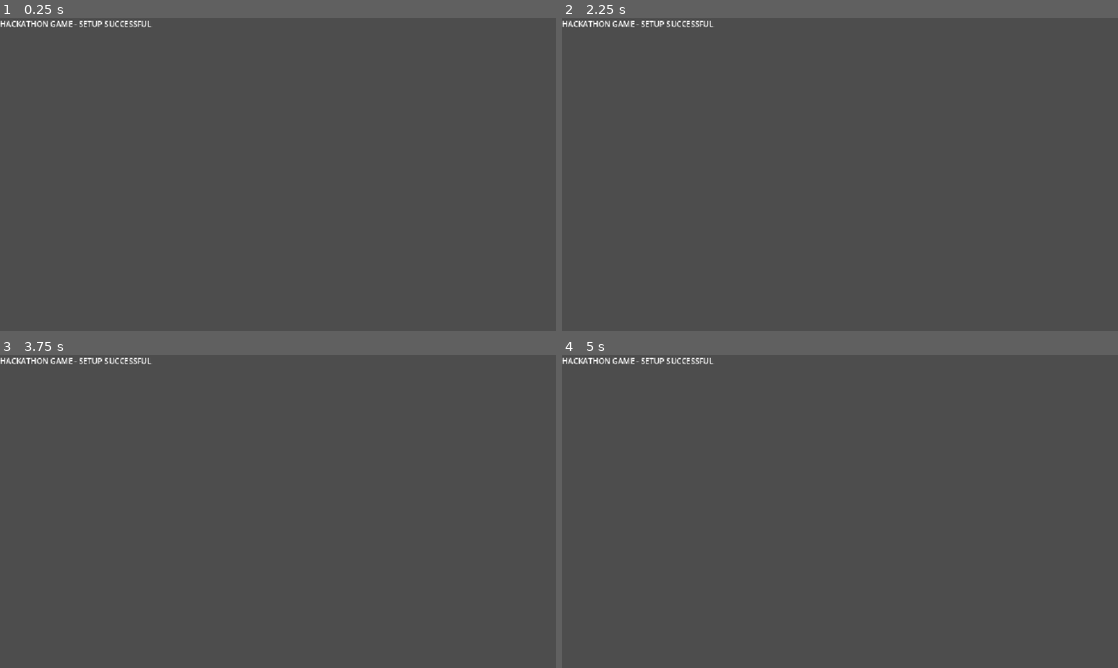
Above: before the commit, frames 1-4 (two rows, left to right).
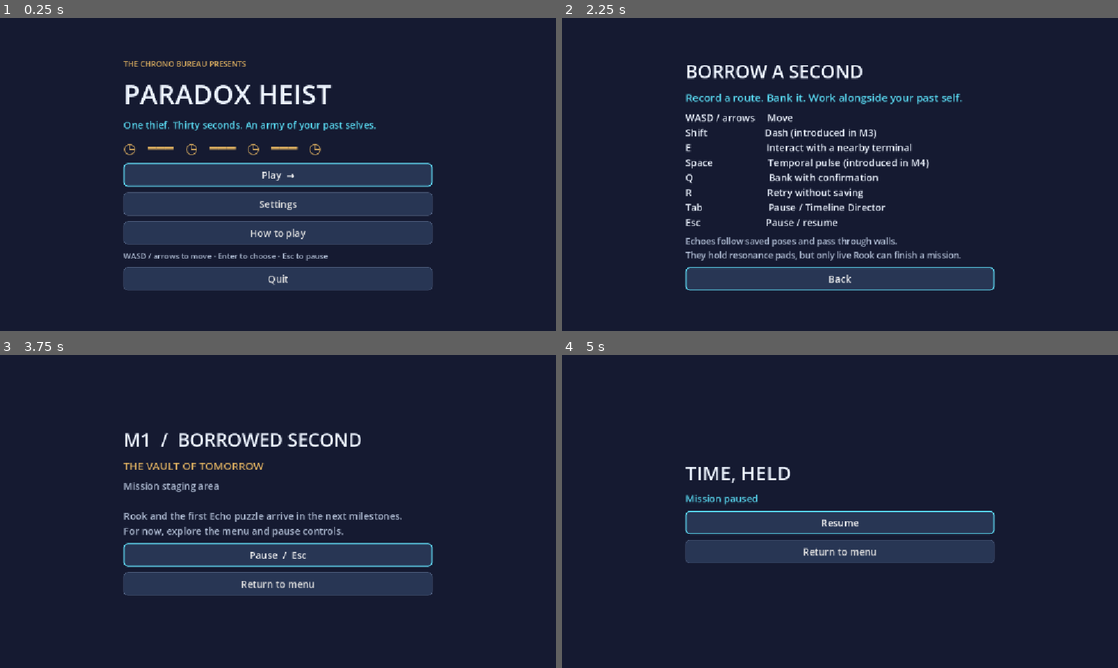
Above: after the commit, the same moments.

Repository: StarWarsNJ/Hack-Club-Haven-Philly
Game: Godot game, scene res://scenes/main.tscn
The game is run twice, just before and just after one commit, with the same random seed, the same clock (stepped at 60 frames per second) and the same inputs.
Inputs (mouse positions are in pixels of both pictures, inside the frame that each line leads up to):
- Up to frame 1 (0.25 s): no input
- Up to frame 2 (2.25 s): click (840, 202) at 0.5 s, where only the run after the commit has a clickable "Settings"; click (840, 268) at 1.25 s, where only the run after the commit has a clickable "Back"; click (840, 233) at 2 s, where only the run after the commit has a clickable "How to play"
- Up to frame 3 (3.75 s): click (278, 614) at 2.75 s, where only the run after the commit has a clickable "Back"; click (278, 511) at 3.5 s, where only the run after the commit has a clickable "Play →"
- Up to frame 4 (5 s): click (840, 555) at 4.25 s, where only the run after the commit has a clickable "Pause / Esc"

The runs differ from the first frame. In frame 1, 99% of the frame differs, in the area x 0-100%, y 0-100%; in frame 2, 99%; in frame 3, 99%; in frame 4, 100%.

Commit message:
Completed game build.

Diff:
--- /dev/null
+++ b/scenes/game/mission_session.tscn
@@ -0,0 +1,8 @@
+[gd_scene load_steps=2 format=3]
+[ext_resource type="Script" path="res://scripts/core/mission_controller.gd" id="1"]
+[node name="MissionSession" type="Control"]
+layout_mode = 3
+anchors_preset = 15
+anchor_right = 1.0
+anchor_bottom = 1.0
+script = ExtResource("1")
--- a/scenes/main.tscn
+++ b/scenes/main.tscn
@@ -1,4 +1,6 @@
-[gd_scene format=3 uid="uid://cmuf0blx25sai"]
+[gd_scene load_steps=2 format=3 uid="uid://cmuf0blx25sai"]
+
+[ext_resource type="Script" path="res://scripts/core/app_controller.gd" id="1"]
 
 [node name="Main" type="Control" unique_id=2051313832]
 layout_mode = 3
@@ -7,11 +9,4 @@
 anchor_bottom = 1.0
 grow_horizontal = 2
 grow_vertical = 2
-
-[node name="Label" type="Label" parent="." unique_id=484027333]
-layout_mode = 0
-offset_right = 40.0
-offset_bottom = 23.0
-text = "HACKATHON GAME - SETUP SUCCESSFUL"
-horizontal_alignment = 1
-vertical_alignment = 1
+script = ExtResource("1")
--- /dev/null
+++ b/scenes/ui/help.tscn
@@ -0,0 +1,8 @@
+[gd_scene load_steps=2 format=3]
+[ext_resource type="Script" path="res://scripts/ui/help.gd" id="1"]
+[node name="Help" type="Control"]
+layout_mode = 3
+anchors_preset = 15
+anchor_right = 1.0
+anchor_bottom = 1.0
+script = ExtResource("1")
--- /dev/null
+++ b/scenes/ui/main_menu.tscn
@@ -0,0 +1,8 @@
+[gd_scene load_steps=2 format=3]
+[ext_resource type="Script" path="res://scripts/ui/main_menu.gd" id="1"]
+[node name="MainMenu" type="Control"]
+layout_mode = 3
+anchors_preset = 15
+anchor_right = 1.0
+anchor_bottom = 1.0
+script = ExtResource("1")
--- /dev/null
+++ b/scenes/ui/settings.tscn
@@ -0,0 +1,8 @@
+[gd_scene load_steps=2 format=3]
+[ext_resource type="Script" path="res://scripts/ui/settings.gd" id="1"]
+[node name="Settings" type="Control"]
+layout_mode = 3
+anchors_preset = 15
+anchor_right = 1.0
+anchor_bottom = 1.0
+script = ExtResource("1")
--- /dev/null
+++ b/scripts/core/app_controller.gd
@@ -0,0 +1,38 @@
+extends Control
+## Persistent application shell. Screens request routes; they do not change scenes.
+
+const SCREENS: Dictionary = {
+	"menu": preload("res://scenes/ui/main_menu.tscn"),
+	"settings": preload("res://scenes/ui/settings.tscn"),
+	"help": preload("res://scenes/ui/help.tscn"),
+	"mission": preload("res://scenes/game/mission_session.tscn"),
+}
+var screen: Control
+var current_route: String = ""
+
+func _ready() -> void:
+	process_mode = Node.PROCESS_MODE_ALWAYS
+	theme = UiFactory.make_theme()
+	for bus_name: String in ["Music", "SFX"]:
+		if AudioServer.get_bus_index(bus_name) < 0:
+			AudioServer.add_bus()
+			AudioServer.set_bus_name(AudioServer.bus_count - 1, bus_name)
+	show_screen("menu")
+
+func show_screen(route: String) -> void:
+	if not SCREENS.has(route):
+		return
+	get_tree().paused = false
+	if is_instance_valid(screen):
+		remove_child(screen)
+		screen.queue_free()
+	current_route = route
+	screen = (SCREENS[route] as PackedScene).instantiate() as Control
+	screen.set_anchors_and_offsets_preset(Control.PRESET_FULL_RECT)
+	add_child(screen)
+	screen.navigate.connect(show_screen)
+
+func _unhandled_input(event: InputEvent) -> void:
+	if event.is_action_pressed("ui_cancel") and screen.has_method("handle_cancel"):
+		screen.handle_cancel()
+		get_viewport().set_input_as_handled()
--- /dev/null
+++ b/scripts/core/mission_controller.gd
@@ -0,0 +1,36 @@
+extends Control
+signal navigate(route: String)
+
+var overlay: Control
+var paused: bool = false
+
+func _ready() -> void:
+	process_mode = Node.PROCESS_MODE_ALWAYS
+	var column := UiFactory.page(self)
+	UiFactory.label(column, "M1  /  BORROWED SECOND", 38)
+	UiFactory.label(column, "THE VAULT OF TOMORROW", 22, UiFactory.BRASS)
+	UiFactory.label(column, "Mission staging area\n\nRook and the first Echo puzzle arrive in the next milestones.\nFor now, explore the menu and pause controls.", 20, UiFactory.MUTED)
+	UiFactory.button(column, "Pause  /  Esc", handle_cancel).grab_focus()
+	UiFactory.button(column, "Return to menu", func() -> void: navigate.emit("menu"))
+
+func handle_cancel() -> void:
+	if paused:
+		resume()
+		return
+	paused = true
+	get_tree().paused = true
+	overlay = Control.new()
+	overlay.set_anchors_and_offsets_preset(Control.PRESET_FULL_RECT)
+	add_child(overlay)
+	var column := UiFactory.page(overlay)
+	UiFactory.label(column, "TIME, HELD", 40)
+	UiFactory.label(column, "Mission paused", 20, UiFactory.CYAN)
+	UiFactory.button(column, "Resume", resume).grab_focus()
+	UiFactory.button(column, "Return to menu", func() -> void: navigate.emit("menu"))
+
+func resume() -> void:
+	paused = false
+	get_tree().paused = false
+	if is_instance_valid(overlay):
+		remove_child(overlay)
+		overlay.queue_free()
--- /dev/null
+++ b/scripts/tests/test_shell.gd
@@ -0,0 +1,34 @@
+extends SceneTree
+## Integration smoke test: exercise real screens without an external test addon.
+
+func _initialize() -> void:
+	call_deferred("run")
+
+func run() -> void:
+	var app: Control = load("res://scenes/main.tscn").instantiate()
+	root.add_child(app)
+	await process_frame
+	assert(app.current_route == "menu")
+	app.show_screen("settings")
+	var slider := app.screen.find_child("MasterVolume", true, false) as HSlider
+	assert(slider != null)
+	slider.value = 0.0
+	assert(AudioServer.is_bus_mute(0))
+	slider.value = 0.7
+	assert(not AudioServer.is_bus_mute(0))
+	assert(is_equal_approx(db_to_linear(AudioServer.get_bus_volume_db(0)), 0.7))
+	app.show_screen("help")
+	app.screen.handle_cancel()
+	assert(app.current_route == "menu")
+	app.show_screen("mission")
+	app.screen.handle_cancel()
+	assert(paused)
+	app.screen.resume()
+	assert(not paused)
+	app.screen.handle_cancel()
+	app.show_screen("menu")
+	assert(not paused)
+	app.queue_free()
+	await process_frame
+	print("PASS shell: routing, volume/mute, help, pause/resume, return")
+	quit(0)
--- /dev/null
+++ b/scripts/ui/help.gd
@@ -0,0 +1,13 @@
+extends Control
+signal navigate(route: String)
+
+func _ready() -> void:
+	var column := UiFactory.page(self)
+	UiFactory.label(column, "BORROW A SECOND", 38)
+	UiFactory.label(column, "Record a route. Bank it. Work alongside your past self.", 22, UiFactory.CYAN)
+	UiFactory.label(column, "WASD / arrows     Move\nShift                       Dash (introduced in M3)\nE                              Interact with a nearby terminal\nSpace                      Temporal pulse (introduced in M4)\nQ                              Bank with confirmation\nR                              Retry without saving\nTab                          Pause / Timeline Director\nEsc                          Pause / resume", 20)
+	UiFactory.label(column, "Echoes follow saved poses and pass through walls.\nThey hold resonance pads, but only live Rook can finish a mission.", 18, UiFactory.MUTED)
+	UiFactory.button(column, "Back", handle_cancel).grab_focus()
+
+func handle_cancel() -> void:
+	navigate.emit("menu")
--- /dev/null
+++ b/scripts/ui/main_menu.gd
@@ -0,0 +1,24 @@
+extends Control
+signal navigate(route: String)
+
+func _ready() -> void:
+	var column := UiFactory.page(self)
+	UiFactory.label(column, "THE CHRONO BUREAU PRESENTS", 16, UiFactory.BRASS)
+	UiFactory.label(column, "PARADOX HEIST", 56)
+	UiFactory.label(column, "One thief. Thirty seconds. An army of your past selves.", 20, UiFactory.CYAN)
+	var motif := Label.new()
+	motif.text = "◷   ━━━   ◷   ━━━   ◷   ━━━   ◷"
+	motif.add_theme_font_size_override("font_size", 30)
+	motif.add_theme_color_override("font_color", UiFactory.BRASS)
+	column.add_child(motif)
+	var play := UiFactory.button(column, "Play  →", func() -> void: navigate.emit("mission"))
+	UiFactory.button(column, "Settings", func() -> void: navigate.emit("settings"))
+	UiFactory.button(column, "How to play", func() -> void: navigate.emit("help"))
+	var footer := UiFactory.label(column, "WASD / arrows to move · Enter to choose · Esc to pause", 16, UiFactory.MUTED)
+	UiFactory.button(column, "Close game" if OS.has_feature("web") else "Quit", func() -> void:
+		if OS.has_feature("web"):
+			footer.text = "You can close this browser tab to leave."
+		else:
+			get_tree().quit()
+	)
+	play.grab_focus()
--- /dev/null
+++ b/scripts/ui/settings.gd
@@ -0,0 +1,30 @@
+extends Control
+signal navigate(route: String)
+
+func _ready() -> void:
+	var column := UiFactory.page(self)
+	UiFactory.label(column, "SETTINGS", 38)
+	UiFactory.label(column, "Your mix, your timing.", 20, UiFactory.MUTED)
+	var first: HSlider
+	for bus_name: String in ["Master", "Music", "SFX"]:
+		UiFactory.label(column, bus_name)
+		var slider := HSlider.new()
+		slider.name = bus_name + "Volume"
+		slider.max_value = 1.0
+		slider.step = 0.01
+		slider.custom_minimum_size.y = 32
+		var index := AudioServer.get_bus_index(bus_name)
+		slider.value = 0.0 if AudioServer.is_bus_mute(index) else db_to_linear(AudioServer.get_bus_volume_db(index))
+		slider.value_changed.connect(func(value: float) -> void:
+			AudioServer.set_bus_mute(index, value <= 0.0)
+			AudioServer.set_bus_volume_db(index, linear_to_db(maxf(value, 0.0001)))
+		)
+		column.add_child(slider)
+		if first == null:
+			first = slider
+	UiFactory.label(column, "Audio controls are ready; mission sounds arrive in later milestones.", 16, UiFactory.MUTED)
+	UiFactory.button(column, "Back", handle_cancel)
+	first.grab_focus()
+
+func handle_cancel() -> void:
+	navigate.emit("menu")
--- /dev/null
+++ b/scripts/ui/ui_factory.gd
@@ -0,0 +1,58 @@
+class_name UiFactory
+extends RefCounted
+
+const INK := Color("151a31")
+const PANEL := Color("283654")
+const CYAN := Color("58d7ef")
+const BRASS := Color("d9ac5f")
+const WHITE := Color("edf4ff")
+const MUTED := Color("aebbd2")
+
+static func make_theme() -> Theme:
+	var result := Theme.new()
+	result.default_font_size = 20
+	result.set_color("font_color", "Label", WHITE)
+	for state: String in ["normal", "hover", "pressed", "focus", "disabled"]:
+		var box := StyleBoxFlat.new()
+		box.bg_color = PANEL if state != "hover" else Color("354966")
+		box.border_color = CYAN if state == "focus" else Color("506080")
+		box.set_border_width_all(2 if state == "focus" else 1)
+		box.set_corner_radius_all(8)
+		box.content_margin_left = 20
+		box.content_margin_right = 20
+		box.content_margin_top = 10
+		box.content_margin_bottom = 10
+		result.set_stylebox(state, "Button", box)
+	result.set_constant("separation", "VBoxContainer", 12)
+	result.set_constant("separation", "HBoxContainer", 20)
+	return result
+
+static func page(parent: Control) -> VBoxContainer:
+	var background := ColorRect.new()
+	background.color = INK
+	background.set_anchors_and_offsets_preset(Control.PRESET_FULL_RECT)
+	background.mouse_filter = Control.MOUSE_FILTER_IGNORE
+	parent.add_child(background)
+	var center := CenterContainer.new()
+	center.set_anchors_and_offsets_preset(Control.PRESET_FULL_RECT)
+	parent.add_child(center)
+	var column := VBoxContainer.new()
+	column.custom_minimum_size.x = 640
+	center.add_child(column)
+	return column
+
+static func label(parent: Node, text: String, font_size: int = 20, color: Color = WHITE) -> Label:
+	var result := Label.new()
+	result.text = text
+	result.add_theme_font_size_override("font_size", font_size)
+	result.add_theme_color_override("font_color", color)
+	parent.add_child(result)
+	return result
+
+static func button(parent: Node, text: String, callback: Callable) -> Button:
+	var result := Button.new()
+	result.text = text
+	result.custom_minimum_size.y = 44
+	result.pressed.connect(callback)
+	parent.add_child(result)
+	return result
Not shown, added: scripts/core/app_controller.gd.uid
Not shown, added: scripts/core/mission_controller.gd.uid
Not shown, added: scripts/tests/test_shell.gd.uid
Not shown, added: scripts/ui/help.gd.uid
Not shown, added: scripts/ui/main_menu.gd.uid
Not shown, added: scripts/ui/settings.gd.uid
Not shown, added: scripts/ui/ui_factory.gd.uid
Not shown, added: docs/DEVELOPMENT_PROGRESS.md
